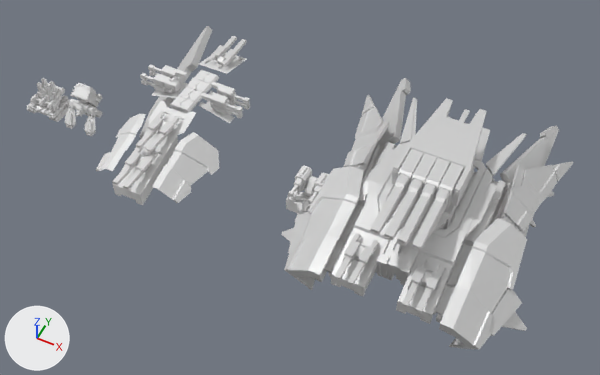
The Blender file unit_raws/vehicle_demi_titan/demi_titan_vehicle.blend as it was, and as the next commit left it.
Rendered twice from a camera (50 mm lens) standing at (76.9, -98.4, 127.9) and looking at (27.3, 0.8, 3.9). Every picture has the same lights, and +X, +Y and +Z are marked at lower left.

The first picture shows 'Plane', 'Plane.001', 'Plane.002', 'air_defense_adv', 'bot_tactical_missile', 'tank_flak', 'titan_vehicle', 'titan_vehicle.001', 'titan_vehicle.003', 'titan_vehicle.004', 'titan_vehicle.005', 'titan_vehicle.006', 'titan_vehicle.007', 'titan_vehicle.009'.
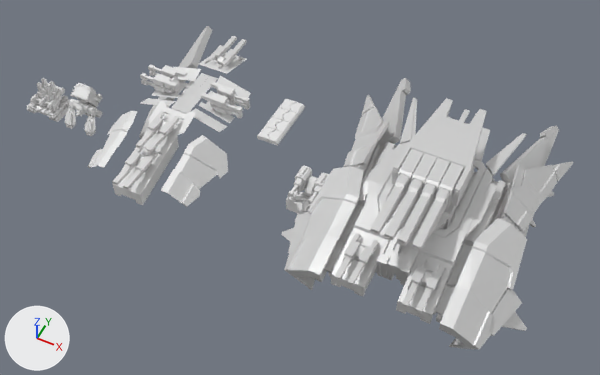
Where the change shows, as pixel boxes (x1, y1, x2, y2) in the pictures (600 x 375 px):
'Plane.002', mesh moved: before (96, 114, 219, 203); after (88, 111, 228, 207)
'Plane.001', reshaped: before (152, 83, 238, 123); after (141, 67, 251, 132)
'titan_vehicle.003', moved: before (170, 96, 196, 113); after (257, 126, 284, 146)
'titan_vehicle.004', moved: before (178, 87, 202, 105); after (264, 117, 291, 136)
'titan_vehicle.006', moved: before (185, 78, 212, 93); after (272, 108, 298, 126)
'titan_vehicle.005', moved: before (193, 70, 219, 84); after (279, 99, 305, 117)
part 1 of me_plane_001, added: after (141, 67, 251, 132)

What the commit changed:
me_plane_001 has 20 vertices, 7 faces, 3 loose edges and spans x 1.3..9.5, y -1.5..15.5, z 10.8..12.8.
me_plane_001 is used by ob_plane_001; location (0.0, 0.0, 0.0).
Verts and faces of me_plane_001; kept vertices keep their numbers, new ones are numbered from 20.
Part 1, on me_plane_001:
New vertex 20 is at (3.3, 3.5, 12.6), pixel (200, 110).
New vertex 21 is at (3.3, 0.5, 13.6).
New vertex 22 is at (3.3, 10.5, 12.6), pixel (217, 90).
New vertex 23 is at (3.3, 13.5, 13.6), pixel (224, 77).
New vertices 24 to 27 stand at vertices 20 to 23, in that order, plus (5.2, 0.0, -1.5).
New vertices 28 to 31 stand at vertices 20 to 23, in that order, plus (-1.0, 0.0, 0.2).
New vertices 32 to 35 stand at vertices 24 to 27, in that order, plus (1.0, 0.0, -0.3).
New faces: (24, 32, 33, 25), (20, 21, 29, 28), (20, 24, 25, 21), (26, 27, 35, 34), (22, 30, 31, 23), (22, 23, 27, 26).
me_plane_002 has 36 vertices, 22 faces and spans x 4.5..12.0, y -16.63..-2.03, z 7.01..13.0.
me_plane_002 is used by ob_plane_002; location (0.0, 0.0, 0.0).
me_plane_002 part 2: the whole mesh is moved by (2.0, 0.0, 0.0).
Object 'titan_vehicle.003' (ob_titan_vehicle_003) moves from (0.0, 0.0, -1.0) to (20.0, 0.0, -1.0).
Object 'titan_vehicle.004' (ob_titan_vehicle_004) moves from (0.0, 3.0, -1.0) to (20.0, 3.0, -1.0).
Object 'titan_vehicle.006' (ob_titan_vehicle_006) moves from (0.0, 6.0, -1.0) to (20.0, 6.0, -1.0).
Object 'titan_vehicle.005' (ob_titan_vehicle_005) moves from (0.0, 9.0, -1.0) to (20.0, 9.0, -1.0).
